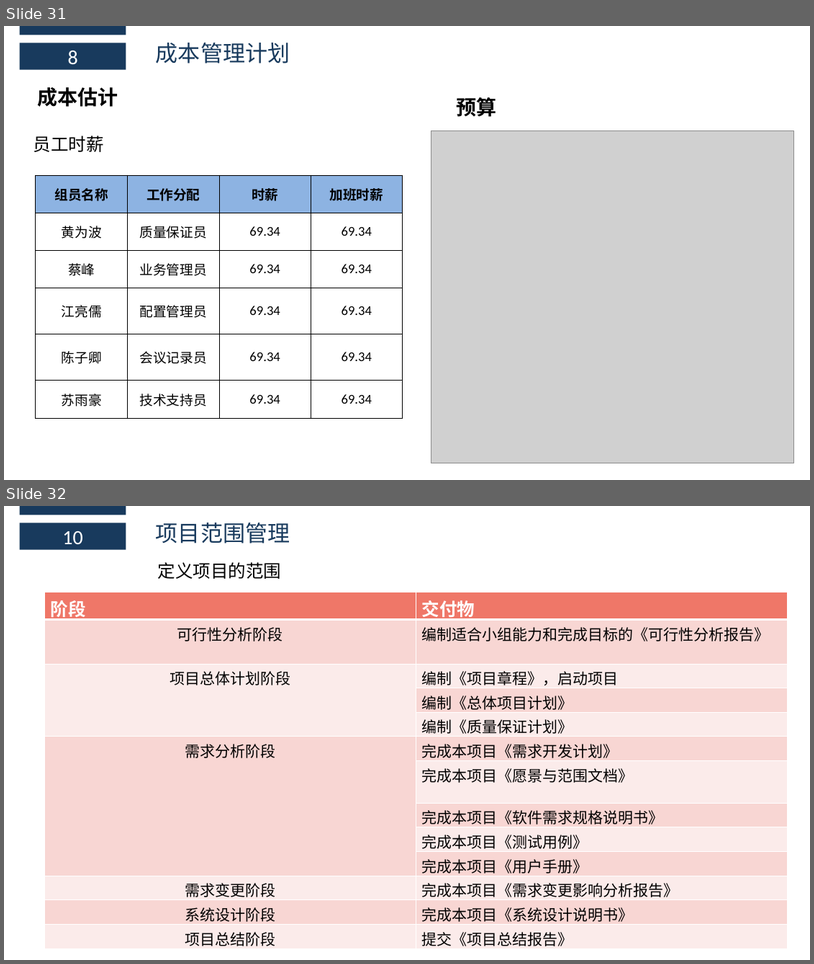
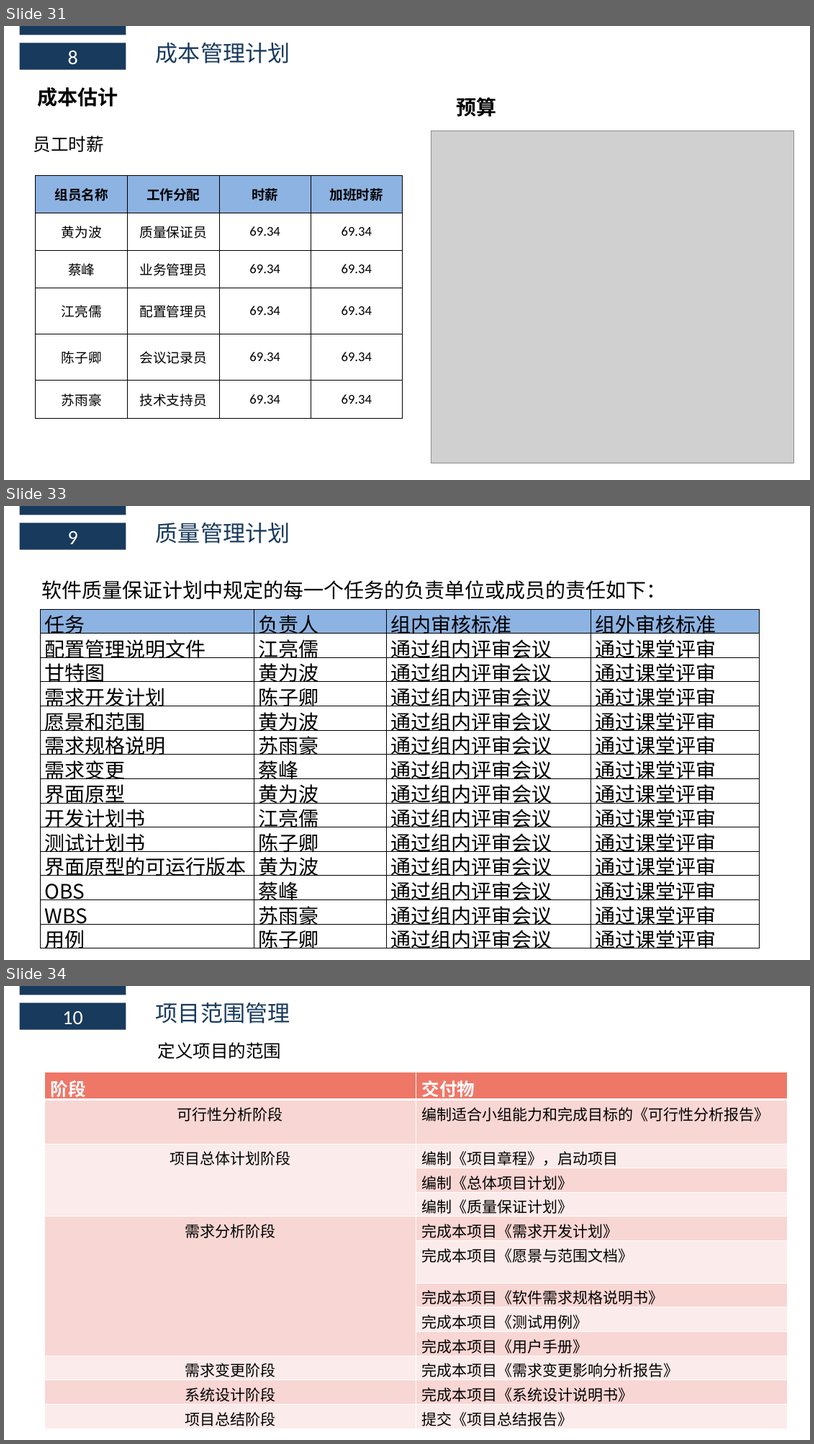
Before and after one commit to boboHh/AssistantTeaching, a slide deck: 受控文档/03-需求工程项目计划/PRD2018-G11-需求工程项目计划PPT.pptx. Shown one above the other, each under a label of ours: slides 31 and 32 before the commit, slides 31, 33 and 34 after it; the slides between them are not shown. The pictures are 814x964 and 814x1444 pixels, drawn with LibreOffice and Linux fonts; fonts in the diff are those of the drawing; grey boxes stand for pictures. Boxes give left, top, right and bottom in pixels: in the first picture for what was removed or moved away, otherwise in the second. Text is boxed around its words. In the diff, an @@ line names an element or a change of style, - is before the commit and + after.

Commit message:
添加质量管理计划

```diff
--- a/受控文档/03-需求工程项目计划/PRD2018-G11-需求工程项目计划PPT.pptx
+++ b/受控文档/03-需求工程项目计划/PRD2018-G11-需求工程项目计划PPT.pptx
@@ slide 33 added at [4,506,810,960], background #FFFFFF @@
@@ rectangle added at [20,506,126,515], fill #183A5D @@
@@ rectangle added at [20,523,126,549], fill #183A5D, 24 pt, text #FFFFFF @@
+9
@@ text added at [156,523,290,543], 26.6 pt, text #183A5D @@
+质量管理计划
@@ text added at [41,580,666,600], 24 pt, text #000000 @@
+软件质量保证计划中规定的每一个任务的负责单位或成员的责任如下：
@@ table added at [40,609,759,952], 14 rows, 4 columns @@
+任务 | 负责人 | 组内审核标准 | 组外审核标准
+配置管理说明文件 | 江亮儒 | 通过组内评审会议 | 通过课堂评审
+甘特图 | 黄为波 | 通过组内评审会议 | 通过课堂评审
+需求开发计划 | 陈子卿 | 通过组内评审会议 | 通过课堂评审
+愿景和范围 | 黄为波 | 通过组内评审会议 | 通过课堂评审
+需求规格说明 | 苏雨豪 | 通过组内评审会议 | 通过课堂评审
+需求变更 | 蔡峰 | 通过组内评审会议 | 通过课堂评审
+界面原型 | 黄为波 | 通过组内评审会议 | 通过课堂评审
+开发计划书 | 江亮儒 | 通过组内评审会议 | 通过课堂评审
+测试计划书 | 陈子卿 | 通过组内评审会议 | 通过课堂评审
+界面原型的可运行版本 | 黄为波 | 通过组内评审会议 | 通过课堂评审
+OBS | 蔡峰 | 通过组内评审会议 | 通过课堂评审
+WBS | 苏雨豪 | 通过组内评审会议 | 通过课堂评审
+用例 | 陈子卿 | 通过组内评审会议 | 通过课堂评审
@@ what was slide 32 is now slide 34 @@
```
Also in this commit, not shown: 1 slide changed, 1 other slide added, 1 other file.
